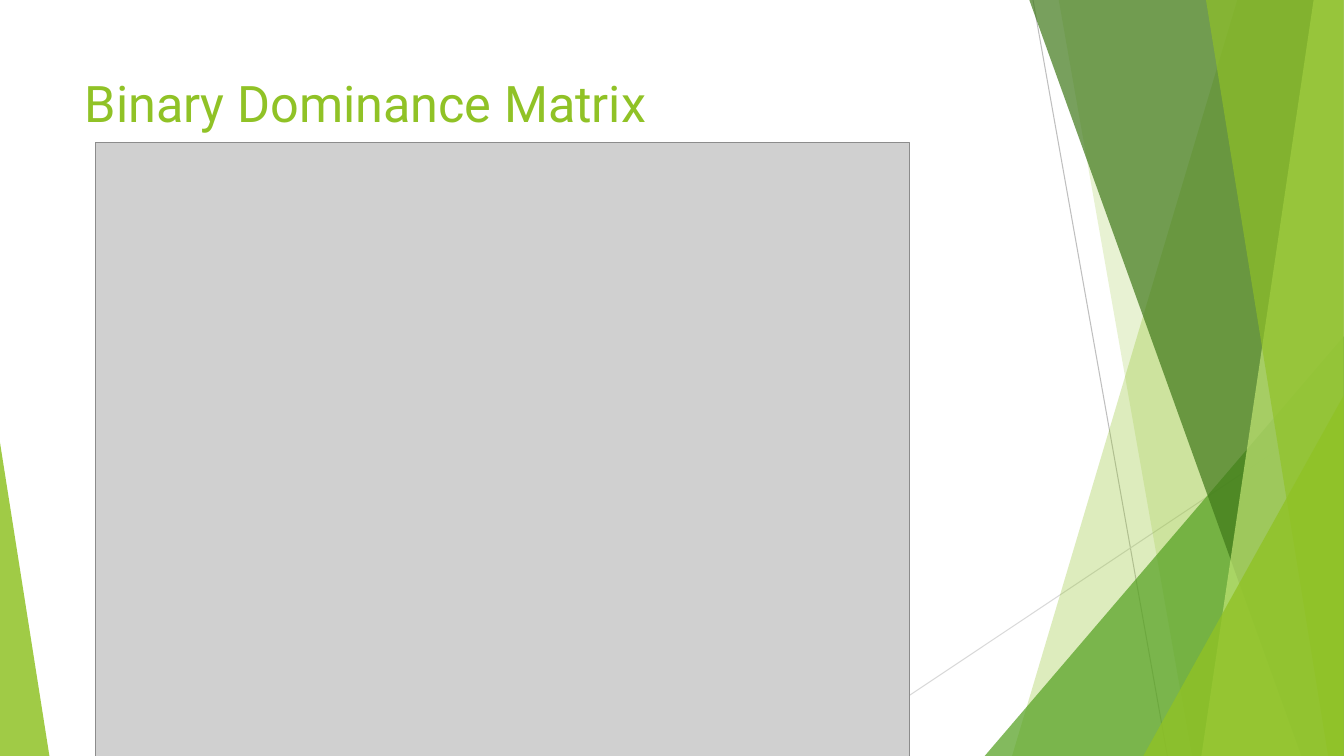
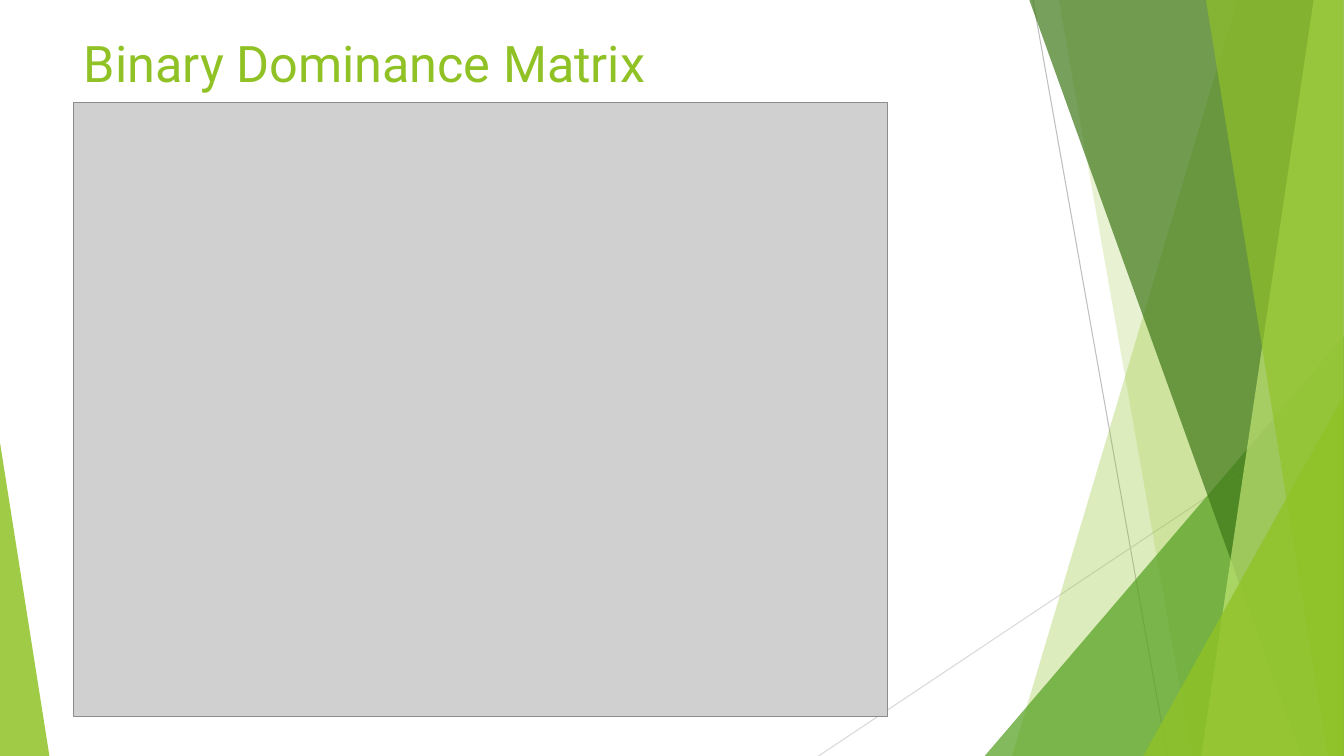
Before and after one commit to metinoxy/VTOL, a slide deck: slide 7 of Course Materials/Presentation.pptx (slide 6 before the commit). Drawn at 1344x756 pixels with LibreOffice and Linux fonts; fonts in the diff are those of the drawing; grey boxes stand for pictures. Boxes give left, top, right and bottom in pixels: in the first picture for what was removed or moved away, otherwise in the second. Text is boxed around its words. In the diff, an @@ line names an element or a change of style, - is before the commit and + after.

```diff
--- a/Course Materials/Presentation.pptx
+++ b/Course Materials/Presentation.pptx
@@ title "Binary Dominance Matrix": place and size @@
-title "Binary Dominance Matrix" at box(85, 85, 646, 133)
+title "Binary Dominance Matrix" at box(84, 45, 645, 93)
@@ picture: place and size @@
-picture at box(96, 142, 909, 756)
+picture at box(74, 103, 887, 718)
```
Also in this commit, not shown: 5 other slides changed, 5 slides added, 4 slides removed.
